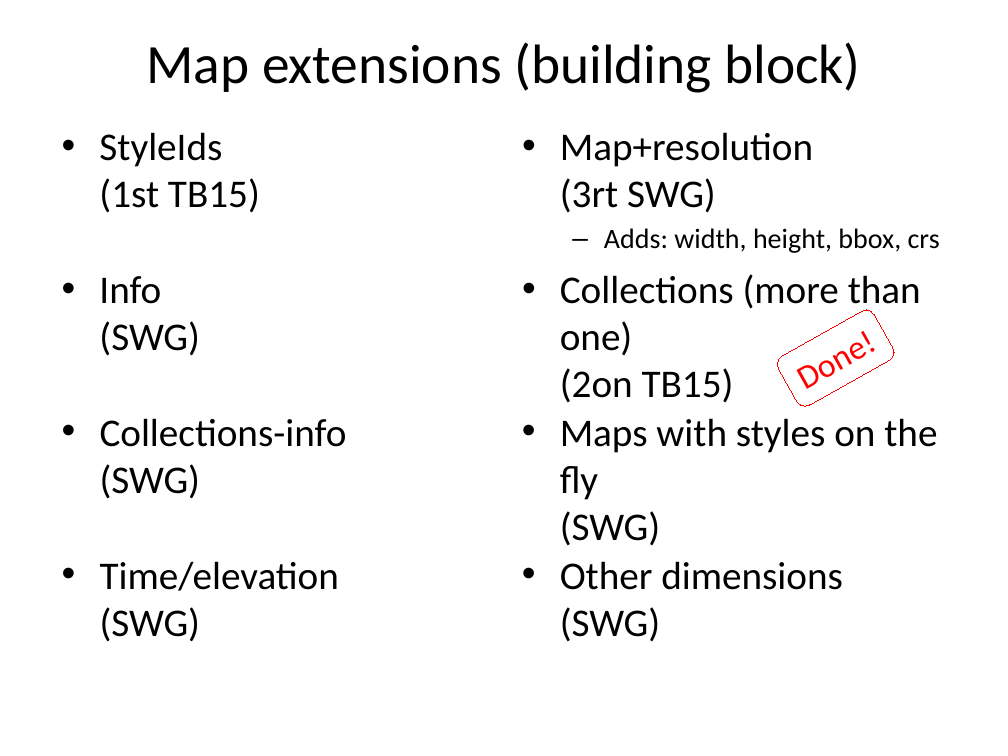
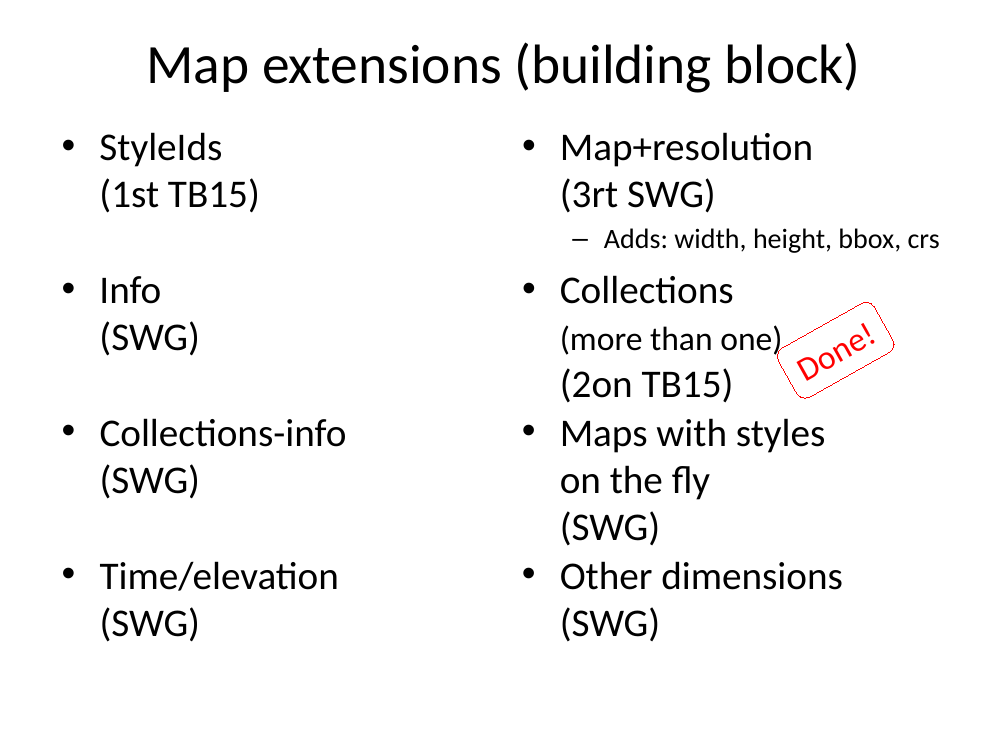
Before and after one commit to opengeospatial/ogcapi-maps, a slide deck: slide 5 of standard/images/diagrams.pptx. Drawn at 1008x756 pixels with LibreOffice and Linux fonts; fonts in the diff are those of the drawing. Boxes give left, top, right and bottom in pixels: in the first picture for what was removed or moved away, otherwise in the second. Text is boxed around its words. In the diff, an @@ line names an element or a change of style, - is before the commit and + after.

Commit message:
Map styles extension started

```diff
--- a/standard/images/diagrams.pptx
+++ b/standard/images/diagrams.pptx
@@ text "Collections (more than one) (2on ..." at [560, 275, 782, 403]: size 28 to 24 pt in "(more than one)" @@
@@ rounded rectangle "Done!": place and size @@
-rounded rectangle "Done!" at [773, 306, 897, 409]
+rounded rectangle "Done!" at [773, 298, 897, 401]
@@ text "Maps with styles on the ..." rewrapped from [560, 418, 937, 546] to [560, 418, 825, 546] @@
```
Also in this commit, not shown: 2 other slides changed, 15 other files.
